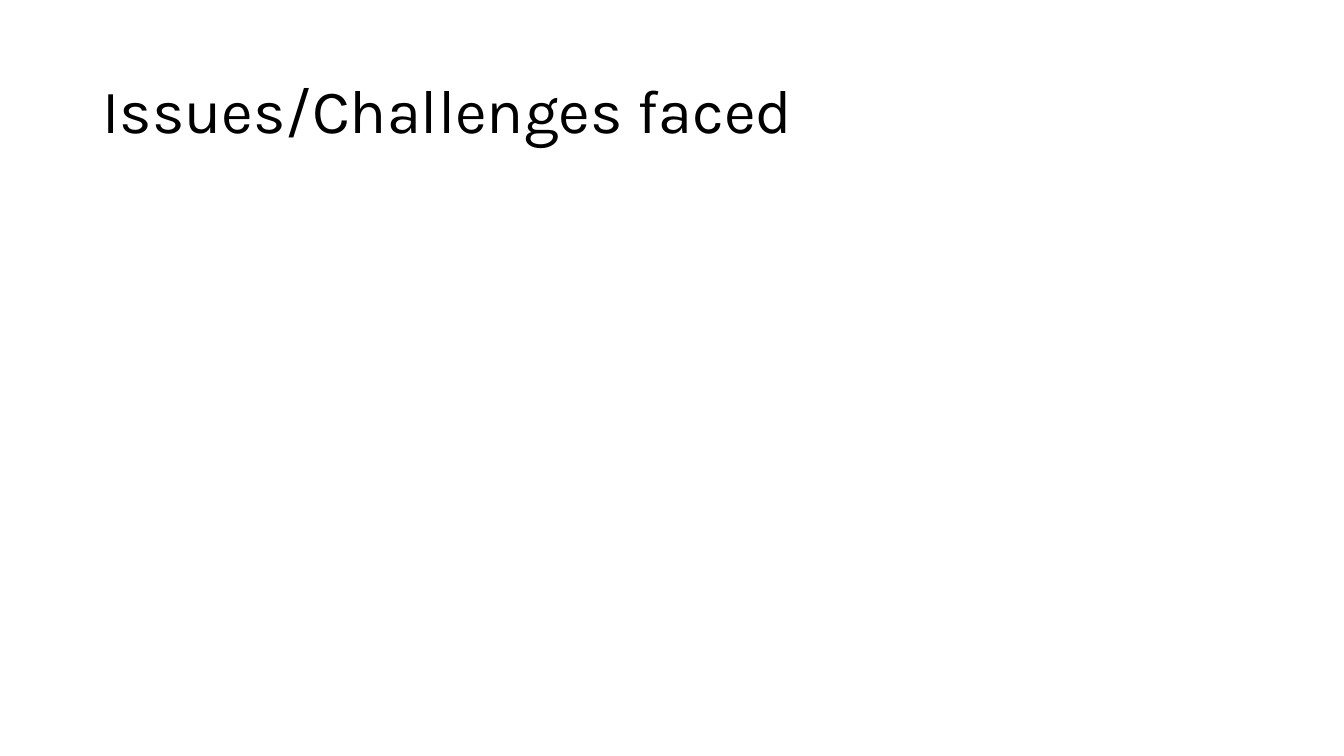
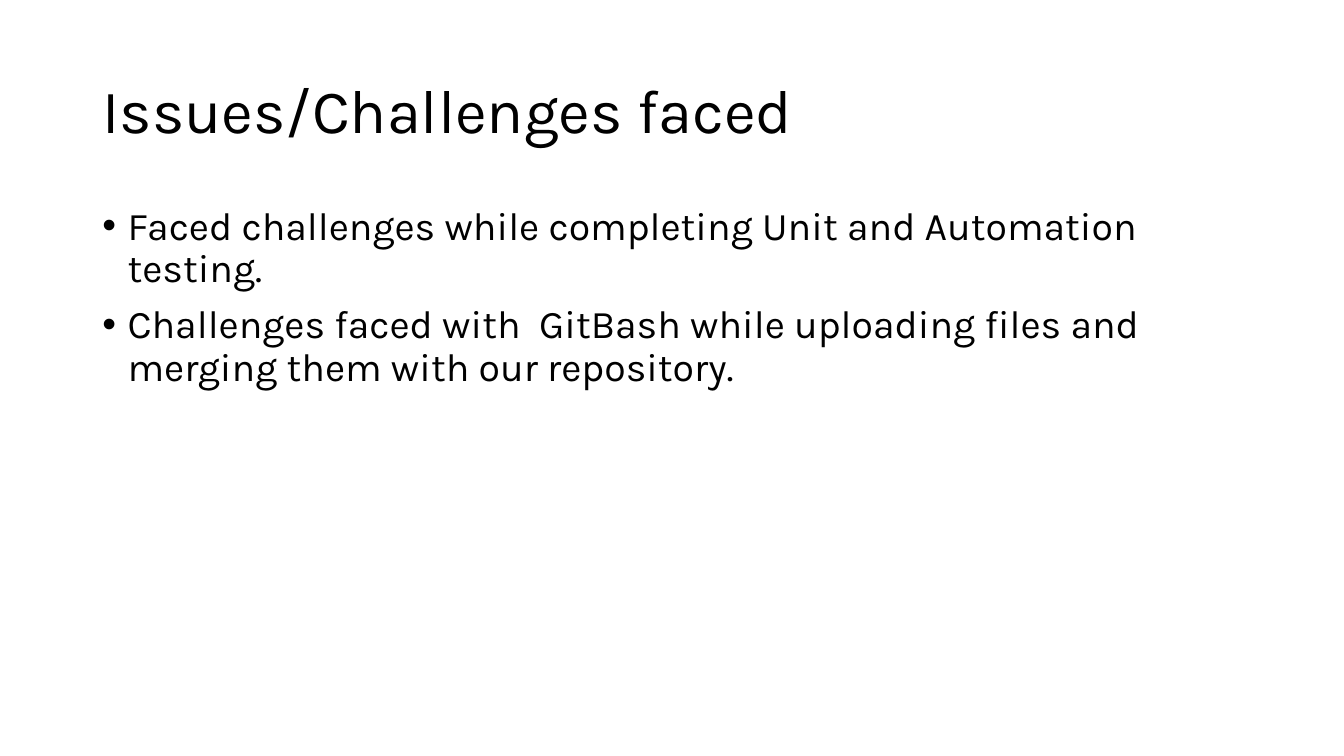
Before and after one commit to DavidSushames/LibraryApp, a slide deck: slide 13 of Presentation Slides.pptx (slide 11 before the commit). Drawn at 1344x756 pixels with LibreOffice and Linux fonts; fonts in the diff are those of the drawing. Boxes give left, top, right and bottom in pixels: in the first picture for what was removed or moved away, otherwise in the second. Text is boxed around its words. In the diff, an @@ line names an element or a change of style, - is before the commit and + after.

```diff
--- a/Presentation Slides.pptx
+++ b/Presentation Slides.pptx
@@ text added at (x1=128, y1=213, x2=1139, y2=391), 28 pt, text #000000 @@
+• Faced challenges while completing Unit and Automation testing.
+• Challenges faced with GitBash while uploading files and merging them with our repository.
```
Also in this commit, not shown: 2 other slides changed, 4 slides added, 2 slides removed, 53 other files.
